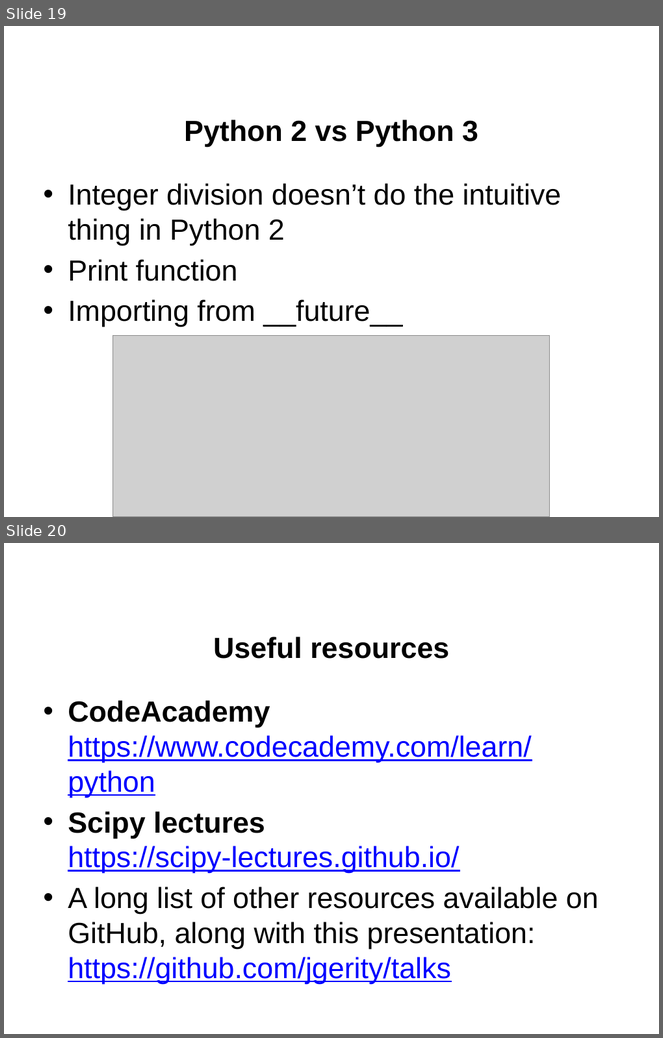
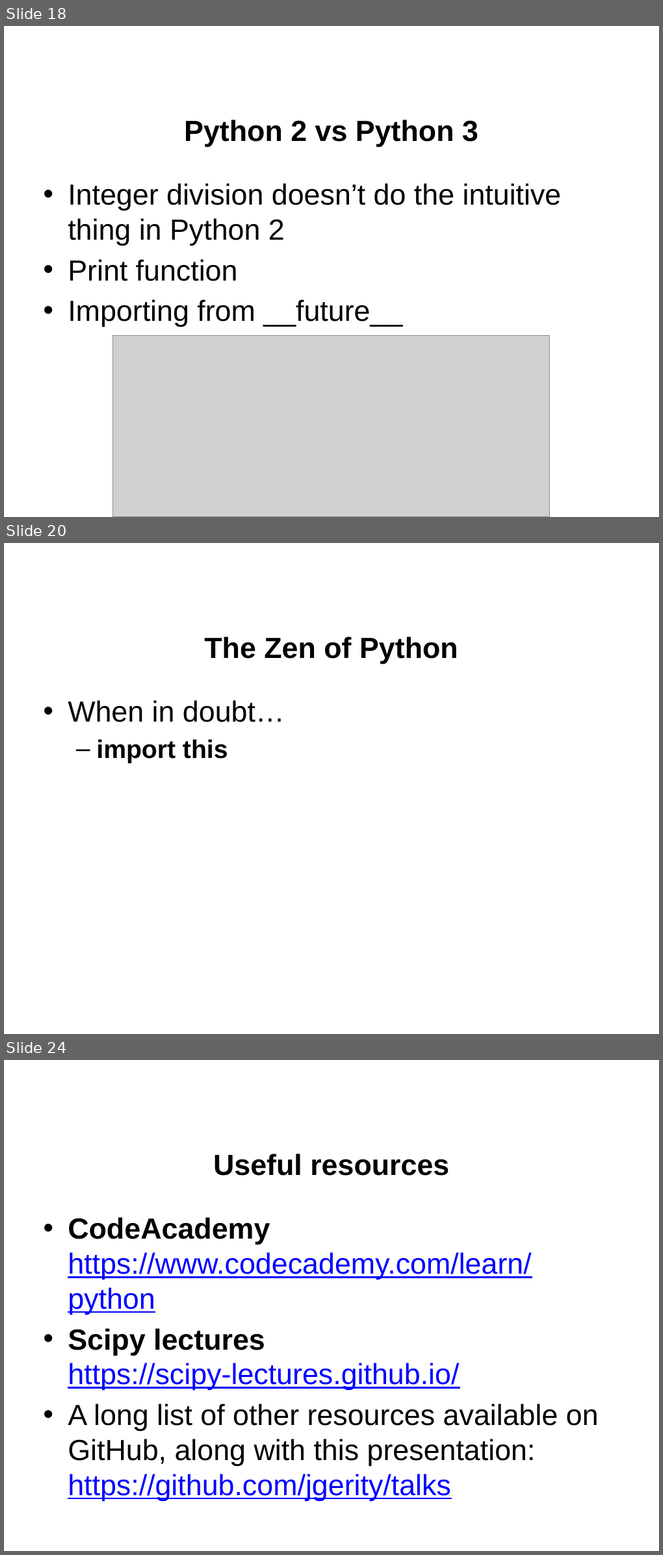
Before and after one commit to jgerity/talks, a slide deck: 2016/computing_workgroup/intro-to-python/intro-to-python.pptx. Shown one above the other, each under a label of ours: slides 19 and 20 before the commit, slides 18, 20 and 24 after it; the slides between them are not shown. The pictures are 663x1038 and 663x1555 pixels, drawn with LibreOffice and Linux fonts; fonts in the diff are those of the drawing; grey boxes stand for pictures; background and template pictures are left out. Boxes give left, top, right and bottom in pixels: in the first picture for what was removed or moved away, otherwise in the second. Text is boxed around its words. In the diff, an @@ line names an element or a change of style, - is before the commit and + after.

```diff
--- a/2016/computing_workgroup/intro-to-python/intro-to-python.pptx
+++ b/2016/computing_workgroup/intro-to-python/intro-to-python.pptx
@@ slide 20 added at [4, 543, 659, 1034], background picture (left out) @@
@@ title added at [204, 637, 458, 664], 32 pt, text #000000, bold @@
+The Zen of Python
@@ text added at [68, 700, 285, 763], 32 pt, text #000000 @@
+• When in doubt…
+  – import this
@@ what was slide 19 is now slide 18 @@
@@ what was slide 20 is now slide 24 @@
```
Also in this commit, not shown: 8 slides changed, 4 other slides added, 1 slide removed.
